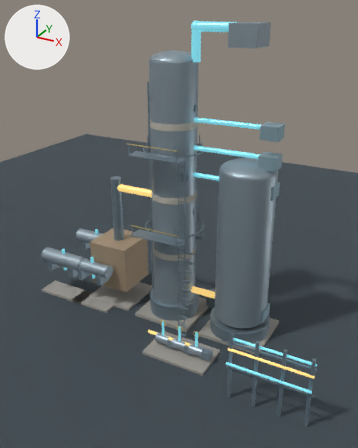
The Blender file assets-source/blender/tower_hero.blend, before and after one commit.
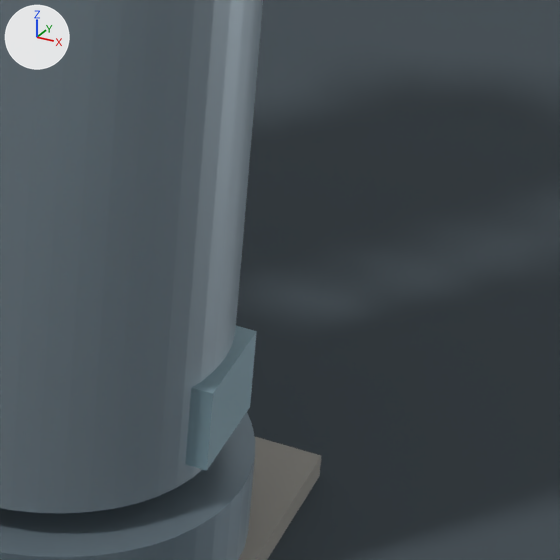
The first picture shows the older version from a 50 mm camera at (22.6, -40.2, 30.4) aimed at (1.7, -2.2, 11.4). The close-ups show the older and then the newer version on the part from 66% to 87% of the width and 58% to 75% of the height of that picture. Only the edits that show in the close-ups are written down. Arrows for +X, +Y and +Z are at upper left; the lights stay in place.

The first close-up shows 'Box_Residue', 'Foundation_Vac', 'Ground', 'Tower_Vacuum_Shell', 'Tower_Vacuum_ShellHalf', 'Tower_Vacuum_Skirt'.
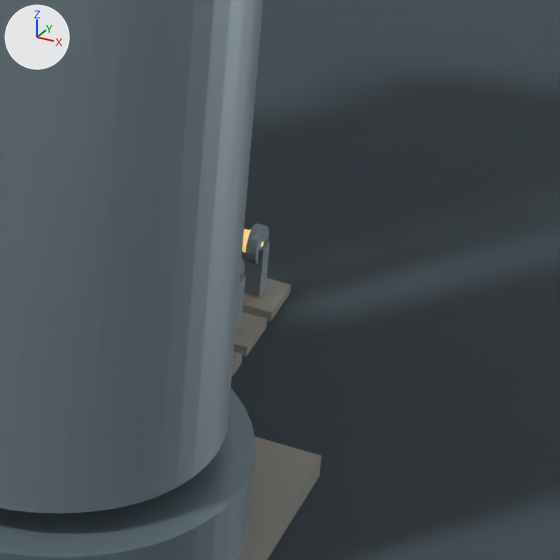
The edits, one by one:
Mesh me_cube_065_1 is new.
It is a box spanning x -0.168..0.168, y -0.168..0.168, z -0.09..0.09.
It uses material mat_concrete (grey #9e9b95).
Mesh me_cube_059_1 is new.
It is a box spanning x -0.45..0.45, y -0.45..0.45, z -0.08..0.08.
It uses material mat_concrete (grey #9e9b95).
Mesh me_cube_058_1 is new.
It is a box spanning x -0.15..0.15, y -0.15..0.15, z -0.5..0.5.
It uses material mat_steeldark (greyish blue #81939e).
Mesh me_cylinder_261_1 is new.
It is an 18-sided cylinder along z spanning x -0.295..0.295, y -0.3..0.3, z -0.08..0.08.
It uses material mat_steeldark (greyish blue #81939e).
Mesh me_sphere_022 is new.
It is a UV sphere (32 segments, 16 rings, poles along z) spanning x -0.19..0.19, y -0.19..0.19, z -0.19..0.19.
It uses material mat_pipehot (orange #cead69, glowing orange #cead69).
Mesh me_cylinder_260_1 is new.
It has 28 vertices, 16 faces and spans x -0.17..0.17, y -0.17..0.17, z -0.85..0.85.
It uses material mat_pipehot (orange #cead69, glowing orange #cead69).
Object 'Box_Residue' (ob_box_residue) is deleted.
Object 'RundownRack_Diesel_2_Foot' (ob_rundownrack_diesel_2_foot) is new; it shows me_cube_065_1.
Its location is (8.4, 7.0, 0.09).
Object 'BatteryLimit_Diesel_Foot' (ob_batterylimit_diesel_foot) is new; it shows me_cube_059_1.
Its location is (8.4, 7.0, 0.08).
Object 'BatteryLimit_Diesel_Support' (ob_batterylimit_diesel_support) is new; it shows me_cube_058_1.
Its location is (8.4, 7.0, 0.5).
Object 'BatteryLimit_Diesel' (ob_batterylimit_diesel) is new; it shows me_cylinder_261_1.
Its location is (8.4, 7.0, 1.0).
Its rotation in degrees is (0, 90, 0).
Object 'Pipe_Rundown_Diesel_Elbow1' (ob_pipe_rundown_diesel_elbow1) is new; it shows me_sphere_022.
Its location is (8.3, 7.0, 1.0).
Object 'Pipe_Rundown_Diesel_Seg0' (ob_pipe_rundown_diesel_seg0) is new; it shows me_cylinder_260_1.
Its location is (7.45, 7.0, 1.0).
Its rotation in degrees is (0, 90, 0).
Object 'BatteryLimit_Kerosene_Foot' (ob_batterylimit_kerosene_foot) is new; it shows a copy of me_cube_059_1.
Its location is (8.4, 5.9, 0.08).
Object 'BatteryLimit_Kerosene_Support' (ob_batterylimit_kerosene_support) is new; it shows a copy of me_cube_058_1.
Its location is (8.4, 5.9, 0.5).
Object 'BatteryLimit_Kerosene' (ob_batterylimit_kerosene) is new; it shows a copy of me_cylinder_261_1.
Its location is (8.4, 5.9, 1.0).
Its rotation in degrees is (0, 90, 0).
Object 'BatteryLimit_Naphtha_Foot' (ob_batterylimit_naphtha_foot) is new; it shows a copy of me_cube_059_1.
Its location is (8.4, 4.8, 0.08).

Changed parts and their boxes [x1, y1, x2, y2] in the close-ups (560 x 560 px):
'Box_Residue', deleted: before [185, 326, 257, 471]
'BatteryLimit_Diesel_Foot', added: after [243, 278, 291, 321]
'BatteryLimit_Diesel_Support', added: after [243, 241, 270, 297]
'BatteryLimit_Kerosene_Foot', added: after [234, 312, 267, 356]
'BatteryLimit_Diesel', added: after [245, 223, 269, 264]
'BatteryLimit_Kerosene_Support', added: after [235, 274, 246, 331]
'BatteryLimit_Naphtha_Foot', added (mostly hidden): after [232, 352, 243, 376]
'Pipe_Rundown_Diesel_Elbow1', added: after [242, 230, 263, 253]
'RundownRack_Diesel_2_Foot', added (mostly hidden): after [244, 287, 267, 299]
'Pipe_Rundown_Diesel_Seg0', added (mostly hidden): after [243, 229, 247, 237]
